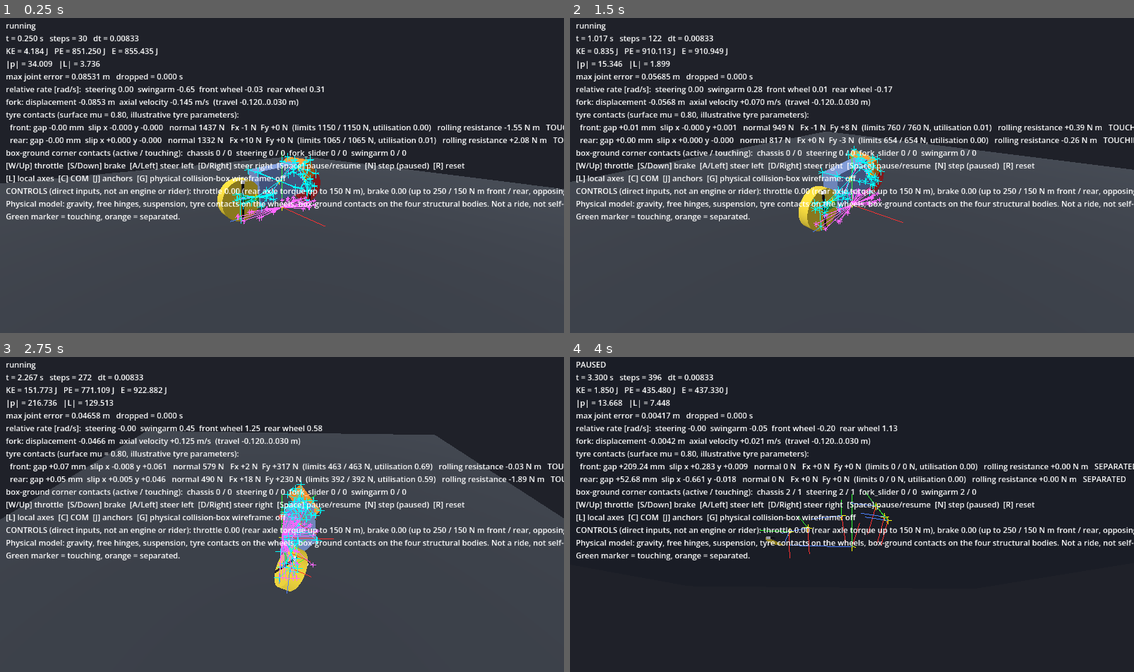
Above: before the commit, frames 1-4 (two rows, left to right).
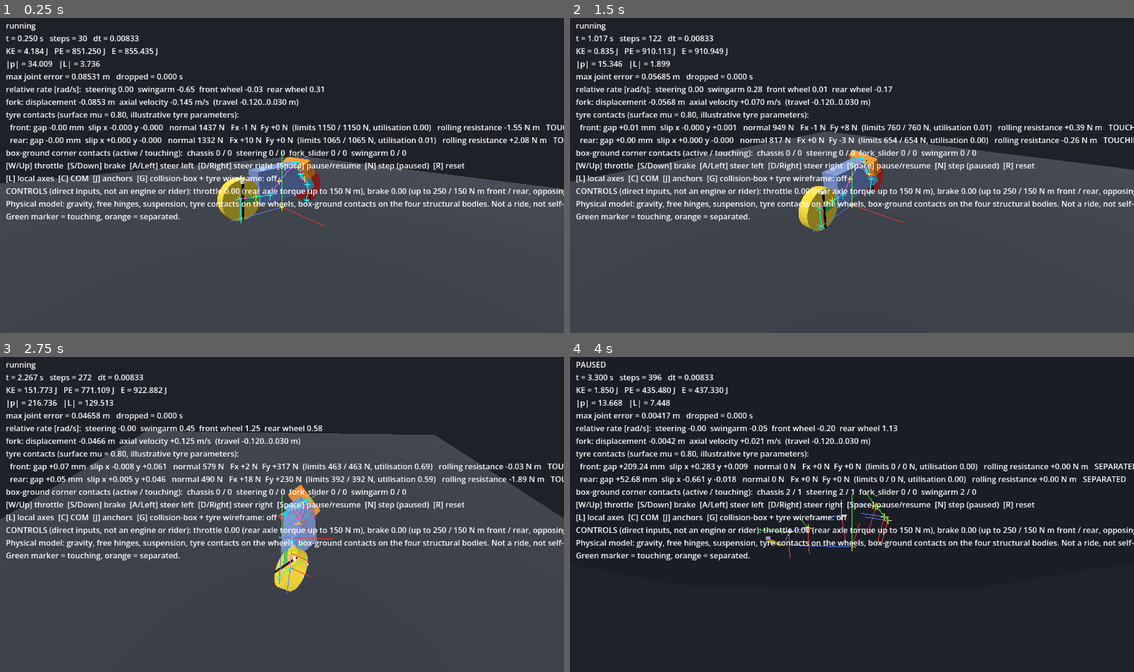
Above: after the commit, the same moments.

Repository: cybxrgen/multibody_motorcycle_sim
Game: Godot game, scene res://Scenes/motorcycle_test.tscn
The game is run twice, just before and just after one commit, with the same random seed, the same clock (stepped at 60 frames per second) and the same inputs. This scene is started directly instead of the project's main scene.
Inputs (mouse positions are in pixels of both pictures, inside the frame that each line leads up to):
- Up to frame 1 (0.25 s): no input
- Up to frame 2 (1.5 s): tap Enter at 0.5 s; move the mouse to (976, 159) at 0.52 s; hold D 0.53-1.25 s; tap N at 0.6 s; click (976, 159) at 0.67 s; tap Space at 0.77, 1.25 s; drag from (739, 191) to (823, 238) at 1.27 s
- Up to frame 3 (2.75 s): move the mouse to (338, 445) at 2.02 s; hold D from 2.03 s (still down); tap L at 2.1 s; click (338, 445) at 2.17 s
- Up to frame 4 (4 s): release D at 2.75 s; drag from (823, 577) to (682, 467) at 2.77 s; move the mouse to (1021, 561) at 3.52 s; hold A from 3.53 s (still down); tap J at 3.6 s; click (1021, 561) at 3.67 s; tap Space at 3.77 s

The runs differ from the first frame. In frame 1, 0.8% of the frame differs, in the area x 26-57%, y 42-66%; in frame 2, 0.8%; in frame 3, 0.9%, in the area x 26-58%, y 39-72%; in frame 4, 0.3%.

Commit message:
M2.5.2 follow-up: restore tyre surfaces in the G wireframe; anchor overlay skips inactive contacts

Diff:
--- a/Scenes/motorcycle_test.gd
+++ b/Scenes/motorcycle_test.gd
@@ -27,9 +27,10 @@
 ## the normal load (last step's normal impulse / dt, read-only), the tyre slips, the longitudinal and lateral tyre force, the
 ## friction-ellipse utilisation and the rolling-resistance moment, and the number of active box-ground corner contacts per body.
 ## Keys: W/Up throttle, S/Down brake, A/Left steer left, D/Right steer right, Space pause/resume, N single step (paused), R reset,
-## L local axes, C COM markers, J anchors, G wireframe of the PHYSICAL collision boxes only (off by default; the same MotorcycleCollisionBox
-## objects that generate the box-ground contacts; no tyre surface, no wheel box), mouse drag orbit, wheel zoom.
-
+## L local axes, C COM markers, J anchors, G wireframe (off by default): the PHYSICAL collision boxes (the same MotorcycleCollisionBox objects that generate the
+## box-ground contacts) in white, plus the finite-width tyre surfaces (front green, rear violet; geometry only, no wheel box), mouse drag orbit, wheel zoom.
+
+const TireGeometry = preload("res://Simulation/Motorcycle/tire_geometry.gd")
 const SimWorld = preload("res://Simulation/Core/sim_world.gd")
 const SimBodyState = preload("res://Simulation/Core/sim_body_state.gd")
 const MotorcycleBuilder = preload("res://Simulation/Motorcycle/motorcycle_builder.gd")
@@ -99,6 +100,8 @@
 	_markers.clear()
 	world = SimWorld.new()  # default SimConfig: gravity (0, -9.81, 0)
 	var config = MotorcyclePrototype.config_with_collision()
+	config.front_tire_geometry = TireGeometry.new(0.12, 0.07)  # illustrative tread sections, drawn by the G wireframe (geometry only)
+	config.rear_tire_geometry = TireGeometry.new(0.18, 0.10)
 	assembly = MotorcycleBuilder.build(config, world)
 	if assembly == null:
 		push_error("motorcycle_test: the assembly could not be built.")
@@ -155,7 +158,7 @@
 	debug_overlay.update_overlay(alpha)
 	wireframe.update_wireframe(alpha)
 	_update_contact_markers(alpha)
-	_label.text = "%s\n%s\n%s\n%s\n%s\n%s\n[W/Up] throttle  [S/ …(111 unchanged characters)… ] local axes  [C] COM  [J] anchors  [G] physical collision-box wireframe: %s\nCONTROLS (direct inputs, …(463 unchanged characters)…
+	_label.text = "%s\n%s\n%s\n%s\n%s\n%s\n[W/Up] throttle  [S/ …(111 unchanged characters)… ] local axes  [C] COM  [J] anchors  [G] collision-box + tyre wireframe: %s\nCONTROLS (direct inputs, …(463 unchanged characters)…
 		"PAUSED" if paused else "running", debug_overlay.build_report(), _joint_report(), _fork_report(), _contact_report(), _box_contact_report(),
 		"ON" if wireframe.enabled else "off", assembly.controls.throttle, assembly.controls.spec.max_drive_torque, assembly.controls.brake,
 		assembly.controls.spec.max_front_brake_torque, assembly.controls.spec.max_rear_brake_torque, assembly.controls.steering,
--- a/Simulation/Debug/geometry_wireframe.gd
+++ b/Simulation/Debug/geometry_wireframe.gd
@@ -5,8 +5,9 @@
 ## (interpolated) transforms. PRESENTATION ONLY: it never writes physical state, adds no force, constraint or provider, and nothing in the
 ## simulation depends on it being enabled.
 ##
-## There is no other source of boxes: no box is synthesized from `visual_size`, no wheel box and no tyre surface is drawn (the wheels have
-## no physical collision box; their tyre contact is a different mechanism), and a body without configured collision geometry shows nothing.
+## There is no other source of boxes: no box is synthesized from `visual_size`, no wheel box is drawn (the wheels have no physical collision
+## box), and a body without configured collision geometry shows no box. Separately, the finite-width TYRE SURFACE of each wheel that has a
+## TireGeometry is drawn (green front, violet rear) as in M2.5.1.2: tyre geometry for inspection, NOT a collision shape.
 ##
 ## ---- Refresh ----
 ## Every item keeps the signature of the box geometry it was built from (MotorcycleCollisionBox.signature(): size, centre, orientation).
@@ -18,6 +19,14 @@
 const SimBodyState = preload("res://Simulation/Core/sim_body_state.gd")
 
 ## Two signatures are equal when every component differs by at most this (0.1 micrometre, above float32 rounding of a sub-metre value).
+## Resolution of the tyre surface (bounded: LINE_SEGMENTS_PER_TIRE segments per tyre).
+const CIRCUMFERENTIAL_SEGMENTS: int = 48
+const PROFILE_SEGMENTS: int = 12
+const MERIDIANS: int = 16
+const LINE_SEGMENTS_PER_TIRE: int = (PROFILE_SEGMENTS + 1) * CIRCUMFERENTIAL_SEGMENTS + MERIDIANS * PROFILE_SEGMENTS
+const FRONT_TIRE_COLOR: Color = Color(0.35, 1.0, 0.55, 0.9)
+const REAR_TIRE_COLOR: Color = Color(0.7, 0.55, 1.0, 0.9)
+
 const DIMENSION_TOLERANCE: float = 1.0e-7
 ## The four possible owners in the order their boxes are built.
 const BODY_NAMES: Array = ["chassis", "steering", "fork_slider", "swingarm"]
@@ -33,6 +42,8 @@
 var _assembly = null
 ## One entry per configured box: {name, box, body, instance, signature}. An instance is null while the item is skipped.
 var _boxes: Array = []
+## One entry per tyre that is drawn: {name, body, side, instance, signature}. Presentation of the tyre GEOMETRY only (not a collision shape).
+var _tires: Array = []
 
 
 func _init() -> void:
@@ -61,6 +72,10 @@
 		if assembly.collision_boxes.has(body_name):
 			_boxes.append({"name": body_name, "box": null, "body": null, "instance": null, "signature": null})
 			_refresh_box(_boxes[_boxes.size() - 1])
+	for side in ["front", "rear"]:
+		_tires.append({"name": side + "_tire", "body": assembly.front_wheel if side == "front" else assembly.rear_wheel, "side": side,
+			"instance": null, "signature": null})
+		_refresh_tire(_tires[_tires.size() - 1])
 	visible = enabled
 
 
@@ -71,6 +86,9 @@
 	for item in _boxes:
 		_refresh_box(item)
 		_place(item, alpha)
+	for item in _tires:
+		_refresh_tire(item)
+		_place(item, alpha)
 
 
 ## Boxes that currently have a mesh.
@@ -80,6 +98,30 @@
 		if item.instance != null:
 			count += 1
 	return count
+
+
+## Tyres that currently have a surface mesh.
+func tire_count() -> int:
+	var count: int = 0
+	for item in _tires:
+		if item.instance != null:
+			count += 1
+	return count
+
+
+## The instance of the front or rear tyre surface ("front" / "rear"), or null.
+func tire_instance(side: String):
+	for item in _tires:
+		if item.side == side:
+			return item.instance
+	return null
+
+
+func tire_signature(side: String) -> Array:
+	for item in _tires:
+		if item.side == side:
+			return (item.signature as Array).duplicate() if item.signature != null else []
+	return []
 
 
 ## The instance (MeshInstance3D) of a box, by body name, or null.
@@ -130,6 +172,32 @@
 			_note("geometry wireframe: collision box of '%s' is invalid or its body is unavailable; skipped" % item.name)
 		return
 	item.instance = _make_instance(box.edge_vertices(), BOX_COLOR)
+
+
+## (Re)builds the tyre's surface when its geometry reference, dimensions or wheel radius changed (or it was never built).
+func _refresh_tire(item: Dictionary) -> void:
+	var geometry = _assembly.front_tire_geometry if item.side == "front" else _assembly.rear_tire_geometry
+	var radius: float = _assembly.config.front_wheel_radius if item.side == "front" else _assembly.config.rear_wheel_radius
+	var signature: Array = [] if geometry == null else [geometry.width, geometry.crown_radius, radius]
+	if item.signature != null and same_signature(signature, item.signature) and (item.instance != null or geometry == null):
+		return
+	item.signature = signature
+	if item.instance != null:
+		if is_instance_valid(item.instance):
+			remove_child(item.instance)
+			item.instance.free()
+		item.instance = null
+	if item.body == null:
+		_note("geometry wireframe: %s has no wheel body; skipped" % item.name)
+		return
+	if geometry == null:
+		_note("geometry wireframe: %s has no tire geometry configured; skipped" % item.name)
+		return
+	var vertices: PackedVector3Array = tire_line_vertices(geometry, radius)
+	if vertices.is_empty():
+		_note("geometry wireframe: %s geometry is invalid for wheel radius %s; skipped" % [item.name, radius])
+		return
+	item.instance = _make_instance(vertices, FRONT_TIRE_COLOR if item.side == "front" else REAR_TIRE_COLOR)
 
 
 func _make_instance(vertices: PackedVector3Array, color: Color) -> MeshInstance3D:
@@ -153,11 +221,12 @@
 
 
 func _clear() -> void:
-	for item in _boxes:
+	for item in _boxes + _tires:
 		if item.instance != null and is_instance_valid(item.instance):
 			remove_child(item.instance)
 			item.instance.free()
 	_boxes.clear()
+	_tires.clear()
 	diagnostics = PackedStringArray()
 	_assembly = null
 
@@ -178,3 +247,41 @@
 		if not (absf(a[k] - b[k]) <= DIMENSION_TOLERANCE):
 			return false
 	return true
+
+
+## A surface point of the tyre in the WHEEL frame at lateral offset s and angle theta (radians, about the axle, from local +Y toward
+## +Z): (s, r cos theta, r sin theta) with r = geometry.profile_radius(wheel_radius, s). NaN-vector when the profile is invalid.
+static func tire_surface_point(geometry, wheel_radius: float, lateral_offset: float, theta: float) -> Vector3:
+	var radius: float = geometry.profile_radius(wheel_radius, lateral_offset)
+	if is_nan(radius):
+		return Vector3(NAN, NAN, NAN)
+	return Vector3(lateral_offset, radius * cos(theta), radius * sin(theta))
+
+
+## The line-list vertices (pairs) of the tyre surface in the wheel frame: PROFILE_SEGMENTS + 1 rings and MERIDIANS meridians. Empty
+## when the geometry is null or invalid for `wheel_radius`.
+static func tire_line_vertices(geometry, wheel_radius: float) -> PackedVector3Array:
+	var vertices: PackedVector3Array = PackedVector3Array()
+	if geometry == null or not geometry.is_valid(wheel_radius):
+		return vertices
+	var half: float = 0.5 * geometry.width
+	var stations: Array = []  # [rings][N points]
+	for j in PROFILE_SEGMENTS + 1:
+		var s: float = clampf(-half + geometry.width * float(j) / float(PROFILE_SEGMENTS), -half, half)
+		var ring: Array = []
+		for k in CIRCUMFERENTIAL_SEGMENTS:
+			var point: Vector3 = tire_surface_point(geometry, wheel_radius, s, TAU * float(k) / float(CIRCUMFERENTIAL_SEGMENTS))
+			if not point.is_finite():
+				return PackedVector3Array()
+			ring.append(point)
+		stations.append(ring)
+	for ring in stations:
+		for k in CIRCUMFERENTIAL_SEGMENTS:
+			vertices.append(ring[k])
+			vertices.append(ring[(k + 1) % CIRCUMFERENTIAL_SEGMENTS])
+	var stride: int = CIRCUMFERENTIAL_SEGMENTS / MERIDIANS
+	for m in MERIDIANS:
+		for j in PROFILE_SEGMENTS:
+			vertices.append(stations[j][m * stride])
+			vertices.append(stations[j + 1][m * stride])
+	return vertices
--- a/Simulation/Debug/simulation_debug.gd
+++ b/Simulation/Debug/simulation_debug.gd
@@ -35,13 +35,18 @@
 				draw.axes(t, 0.4)
 		if show_anchors:
 			for c in world.constraints:
+				# An inactive contact (separated corner / wheel) keeps stale anchors from its last active step: not drawn.
+				if "contact_active" in c and not c.contact_active:
+					continue
 				if "local_anchor_a" in c:
 					var pa: Vector3 = body_transform(c.body_a, alpha) * c.local_anchor_a
 					var pb: Vector3 = body_transform(c.body_b, alpha) * c.local_anchor_b
 					draw.cross(pa, 0.05, Color(1, 0.4, 1))
 					draw.cross(pb, 0.08, Color(0, 1, 1))
-					draw.line(body_transform(c.body_a, alpha).origin, pa, Color(1, 0.4, 1, 0.6))
-					draw.line(body_transform(c.body_b, alpha).origin, pb, Color(0, 1, 1, 0.6))
+					if not c.body_a.is_static():
+						draw.line(body_transform(c.body_a, alpha).origin, pa, Color(1, 0.4, 1, 0.6))
+					if not c.body_b.is_static():
+						draw.line(body_transform(c.body_b, alpha).origin, pb, Color(0, 1, 1, 0.6))
 	draw.flush()
 
 
--- a/Tests/test_geometry_wireframe.gd
+++ b/Tests/test_geometry_wireframe.gd
@@ -6,6 +6,7 @@
 
 const GeometryWireframe = preload("res://Simulation/Debug/geometry_wireframe.gd")
 const SimulationDebug = preload("res://Simulation/Debug/simulation_debug.gd")
+const TireGeometry = preload("res://Simulation/Motorcycle/tire_geometry.gd")
 const CollisionBox = preload("res://Simulation/Motorcycle/motorcycle_collision_box.gd")
 const MotorcycleBuilder = preload("res://Simulation/Motorcycle/motorcycle_builder.gd")
 const MotorcyclePrototype = preload("res://Simulation/Motorcycle/motorcycle_prototype.gd")
@@ -119,13 +120,13 @@
 	scene.wireframe.log_diagnostics = false
 	scene._ready()  # the runner is inside SceneTree._initialize, where adding to the tree does not run _ready yet; calling it builds the scenario
 	scene._process(0.016)
-	check(not scene.wireframe.enabled and "[G] physical collision-box wireframe: off" in scene._label.text, "wireframe starts off and the label says so")
+	check(not scene.wireframe.enabled and "[G] collision-box + tyre wireframe: off" in scene._label.text, "wireframe starts off and the label says so")
 	check("[W/Up] throttle" in scene._label.text and "[S/Down] brake" in scene._label.text and "[A/Left] steer left" in scene._label.text and "[D/Right] steer right" in scene._label.text, "the help text lists the continuous controls")
 	check(not ("[T]" in scene._label.text) and not ("[B]" in scene._label.text), "the old external T / B torque toggles are gone from the help text")
 	scene._unhandled_input(key_event(KEY_G))
 	scene._process(0.016)
 	check(scene.wireframe.enabled and scene.wireframe.visible and "wireframe: ON" in scene._label.text, "G enables it")
-	check(scene.wireframe.box_count() == 4, "the scene's wireframe shows exactly the four physical boxes")
+	check(scene.wireframe.box_count() == 4 and scene.wireframe.tire_count() == 2, "the scene's wireframe shows the four physical boxes and both tyre surfaces")
 	var axes_before: bool = scene.debug_overlay.show_local_axes
 	scene._unhandled_input(key_event(KEY_L))
 	check(scene.debug_overlay.show_local_axes == (not axes_before) and scene.wireframe.enabled, "L still toggles the local axes only")
@@ -181,18 +182,14 @@
 
 # --- The boxes ARE the physical collision geometry ---
 
-func test_only_the_four_physical_boxes_no_wheels_no_tyre_surface() -> void:
+func test_only_the_four_physical_boxes_and_no_wheel_box() -> void:
 	var a = make_assembly()
 	var w = make_wireframe(a)
 	check(w.box_count() == 4, "four boxes")
 	for body_name in BOX_BODIES:
 		check(w.box_instance(body_name) != null, "%s has a box" % body_name)
 	check(w.box_instance("front_wheel") == null and w.box_instance("rear_wheel") == null, "no wheel box")
-	check(not w.has_method("tire_count") and not w.has_method("tire_instance"), "the tyre-surface layer no longer exists")
-	var children: int = 0
-	for child in w.get_children():
-		children += 1
-	check(children == 4, "exactly four drawn items (no tyre surface, no extra box)")
+	check(w.tire_count() == 0 and w.get_child_count() == 4, "without tyre geometry only the four boxes are drawn")
 	w.free()
 
 
@@ -344,3 +341,27 @@
 	check(world_a.step_count == world_b.step_count and world_a.simulation_time == world_b.simulation_time, "step count and time are identical")
 	w.free()
 	w_c.free()
+
+
+func test_tyre_surfaces_are_drawn_from_the_tyre_geometry_and_follow_the_wheels() -> void:
+	var c = MotorcyclePrototype.config_with_collision()
+	c.front_tire_geometry = TireGeometry.new(0.12, 0.07)
+	c.rear_tire_geometry = TireGeometry.new(0.18, 0.10)
+	var a = make_assembly(c)
+	var w = make_wireframe(a)
+	w.set_enabled(true)
+	check(w.tire_count() == 2 and w.box_count() == 4 and w.get_child_count() == 6, "two tyre surfaces besides the four boxes")
+	for pair in [["front", a.front_wheel, 0.12, 0.31], ["rear", a.rear_wheel, 0.18, 0.32]]:
+		var vertices: PackedVector3Array = mesh_vertices(w.tire_instance(pair[0]))
+		var s_max: float = 0.0
+		var r_max: float = 0.0
+		for v in vertices:
+			s_max = maxf(s_max, absf(v.x))
+			r_max = maxf(r_max, Vector2(v.y, v.z).length())
+		check_near(s_max, 0.5 * pair[2], TOL, "%s surface spans the tyre width" % pair[0])
+		check_near(r_max, pair[3], TOL, "%s surface reaches the wheel radius" % pair[0])
+		check(w.tire_instance(pair[0]).get_parent() == w, "drawn by the wireframe")
+	set_pose(a.rear_wheel, Vector3(1.0, 0.5, 2.0), Quaternion.IDENTITY)
+	w.update_wireframe(1.0)
+	check_vec3_near(w.tire_instance("rear").transform.origin, Vector3(1.0, 0.5, 2.0), TOL, "the tyre follows its wheel")
+	w.free()
Not shown, changed: Documentation/ARCHITECTURE.md
Not shown, changed: Documentation/HANDOFF.md
Not shown, changed: Documentation/PROJECT_STATE.md
Not shown, changed: Documentation/TESTING.md
